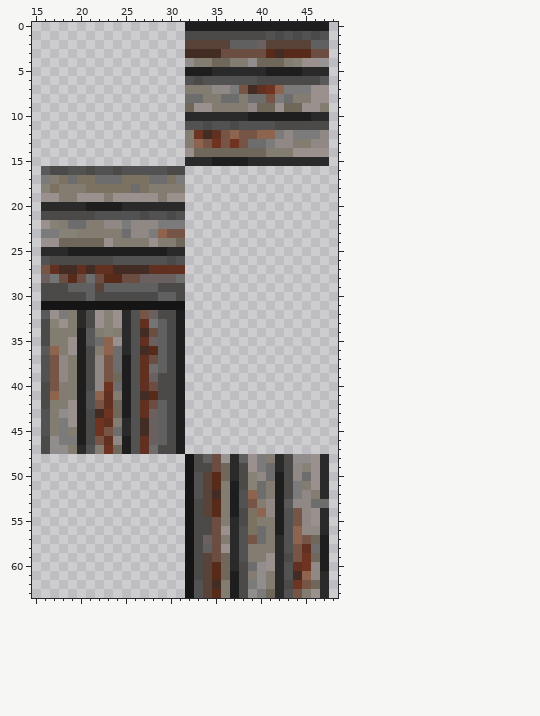
Two states of a pixel-art sprite, Resources/Textures/Nuclear14/Structures/Walls/wooddark.rsi/wood1.png. The picture above is the old version.
The file is 64x64 pixels. Colours within 5 levels of each other are drawn and written as one. Shown: x 15..48, y 0..63.
The same view after the edit:
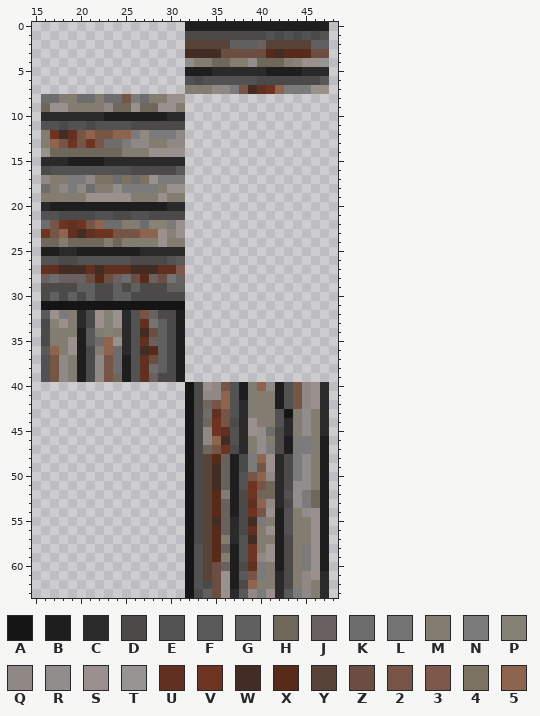
Palette (. is transparent): A #151515  B #1e1e1e  C #2a2a2a  D #4c4949  E #525252  F #595959  G #606060  H #6f6759  J #6b6060  K #6d6d6d  L #747474  M #827c71  N #7b7b7b  P #878276  Q #8f8885  R #908d8c  S #9a918e  T #979594  U #623020  V #6f3421  W #432c23  X #572a19  Y #594238  Z #6b4e41  2 #775546  3 #7d594b  4 #7b7261  5 #8f644f
Author's note on the commit: fix dark wood sprite edges
What changed:
Changed rows in their new state; - is an unchanged pixel.
first column x 16:
 8 KKMMKKMKK2NKMMSS................
 9 HSSMMMMQHHSHHSSM................
10 CCCCCCCBBBBBBBCC................
11 EEDEEDEEEEDDDDDD................
12 MVWU252255NQNNNQ................
13 M52V2V2KKNQQMMQQ................
14 SHHHHHHHHMMMSSSS................
15 CCCBBBBCCCCCCCCC................
16 DEE--E--E-DDDD-F----------------
17 Q-MNNQ44--K-SNN-----------------
18 KMQNQKMMRNNNN-SS----------------
19 MM--M--S--MMMSMM----------------
20 -BBBB----BBBBB------------------
21 EE------DD-EDD-D----------------
22 K2VUV25KKMMKPP-S----------------
23 V25UWUVV22255SPS----------------
24 HHM----MH---MS-M----------------
25 BB-C-------CCC------------------
26 -E--EEEE--DDDDEF----------------
27 U---WUW-UU--W--3----------------
28 -KJJJZXZJK-X-ZLJ----------------
29 ---D--DD-D-DD-GG----------------
30 -G-G----GG---DD-----------------
first column x 16:
40 ................ADSQ2EBM5QBE2QSC
41 ................ADQQ5EBMMMBE2QSC
42 ................ADH25ECMMMBE2QSC
43 ................ADKU2ECMMMEAMRMC
44 ................ADHV2DCSMMECMRMC
45 ................ADQVUECSRKDCMRMC
46 ................ADQ5WECMRMDBNNMB
47 ................ADH2VDCMRNDBNNMB
48 ------------------YXJBDN5S--N-MB
49 ------------------YWJB-N2S--NRMB
50 -----------------D-WJBE25QC-NRMB
51 -----------------D-WJ-EV2HC-RRMB
52 -----------------D-X--DVHHCERNHB
53 --------------------J-DU5-CDRNHB
54 --------------------J--V2S--MR-B
55 ------------------YWJ--WN---MM-B
56 ------------------YXJ-DUMS--MMSB
57 ------------------YX---WM-BDMMS-
58 -----------------EYXJB-V-SBDMNS-
59 -----------------E-XMB-VQ-B-MNS-
60 -----------------E-ZJB-UNMBDMNS-
61 -----------------E-ZS-F2N--DMQS-
62 ------------------DZS--5M---MQM-
63 -----------------DGZSCFQ-S-FNQM-
Where, in picture pixels (left, top, right, bottom), the same in both pictures:
changed: (41, 94, 329, 301)
changed: (41, 382, 329, 598)
